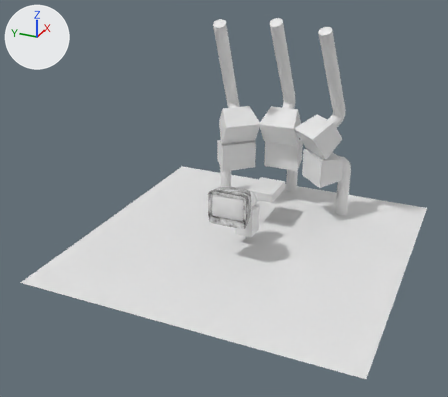
What one commit did to the Blender file blender/blockout and assets.blend.
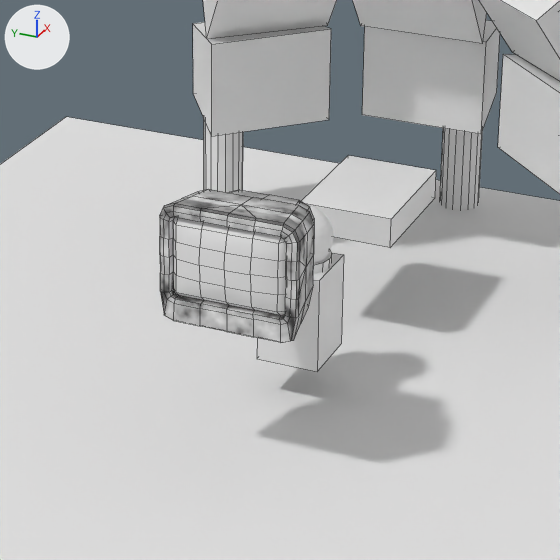
There are two pictures of each version: one whole from a camera (50 mm lens) standing at (-26.45, -10.61, 15.42) and looking at (-1.03, 0.83, 2.71), one close up on the part from 37% to 71% of the width and 34% to 73% of the height. Lighting does not change. The marker at upper left points along +X, +Y and +Z. The close-ups show mesh edges as thin lines.
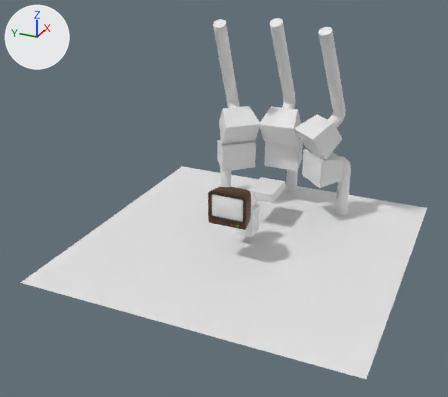
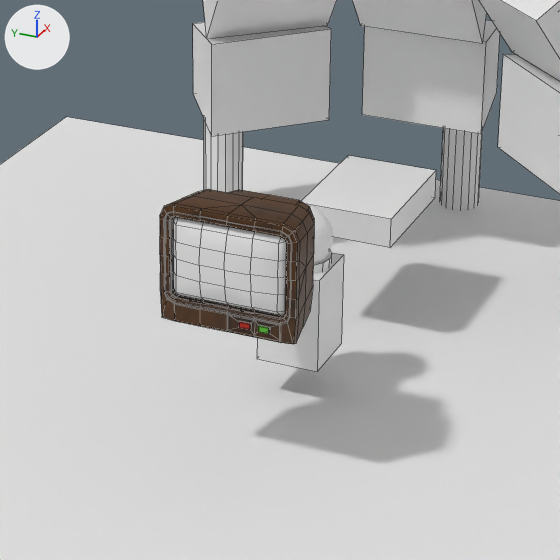
Commit message: monitor upgrade

Boxes (x1, y1, x2, y2) around the edits, measured in the close-ups (560 x 560 px):
'Monitor', surface changed, recoloured, reshaped (grey to brown)
    before: (160, 189, 314, 343)
    after: (160, 189, 314, 344)
part 1 of me_cube_007, built on
    before: (160, 212, 313, 343)
    after: (160, 212, 313, 344)
part 2 of me_cube_007, surface changed (grey to brown)
    both: (160, 189, 314, 318)

Patch to the scene script:
```diff
--- a/blender/blockout and assets.blend.py
+++ b/blender/blockout and assets.blend.py
@@ img_bttons @@
+img_bttons = load_image('bttons', '_unpacked/bttons', 1024, 1024, 'sRGB')
@@ ng_yp_layer_noise @@
 n3 = _N.new('ShaderNodeTexNoise'); n3.name = 'Noise Texture'
-n3.inputs[2].default_value = 28.0  # 'Scale'
+n3.inputs[2].default_value = 8.6  # 'Scale'
 n4 = _N.new('ShaderNodeMapping'); n4.name = 'Mapping'
@@ ng_ucupaint_cube_006 @@
 ng_ucupaint_cube_006 = bpy.data.node_groups.new('Ucupaint Cube.006', 'ShaderNodeTree')
-# nodes: Group x2, Mix, UVMap
+# nodes: Group x5, Mix, UVMap
 # colours: white #ffffff
@@ ng_yp_layer_solid_color @@
+ng_yp_layer_solid_color = bpy.data.node_groups.new('~yP Layer Solid Color', 'ShaderNodeTree')
+# nodes: Math, Mix, RGB, Value
+# colours: dark red #763b2e
@@ ng_yp_layer_solid_color_1 @@
+ng_yp_layer_solid_color_1 = bpy.data.node_groups.new('~yP Layer Solid Color 1', 'ShaderNodeTree')
+# nodes: Math, Mix, RGB, Value
+# colours: yellow #9bb002
@@ ng_yp_layer_bttons @@
+ng_yp_layer_bttons = bpy.data.node_groups.new('~yP Layer bttons', 'ShaderNodeTree')
+# uses the picture img_bttons
@@ me_cube_007 @@
 # used by ob_monitor; location = (-1.85, 0.0, 3.0); scale = (0.725, 1.0, 1.0)
-me_cube_007.from_pydata(...)  # 193 vertices, 184 faces; spans x -1.0..0.93, y -0.98..0.98, z -0.95..0.75
+me_cube_007.from_pydata(...)  # 361 vertices, 348 faces; spans x -1.0..0.93, y -0.98..0.98, z -0.95..0.75
+# me_cube_007 part 1: 13 vertices moved from x -0.99..0.18, y -0.92..0.92, z -0.88..-0.66 to x -0.99..0.18, y -0.95..0.95, z -0.92..-0.66; 26 vertices removed from x -1.0..-0.99, y -0.82..0.82, z -0.93..0.59; 194 vertices added at x -1.0..-0.92, y -0.89..0.89, z -0.93..0.66
+# me_cube_007 part 2: 126 kept faces spanning x -1.0..0.93, y -0.98..0.98, z -0.95..0.75 get new texture (UV) coordinates
 me_cube_007.materials.append(mat_cube_006)
```
